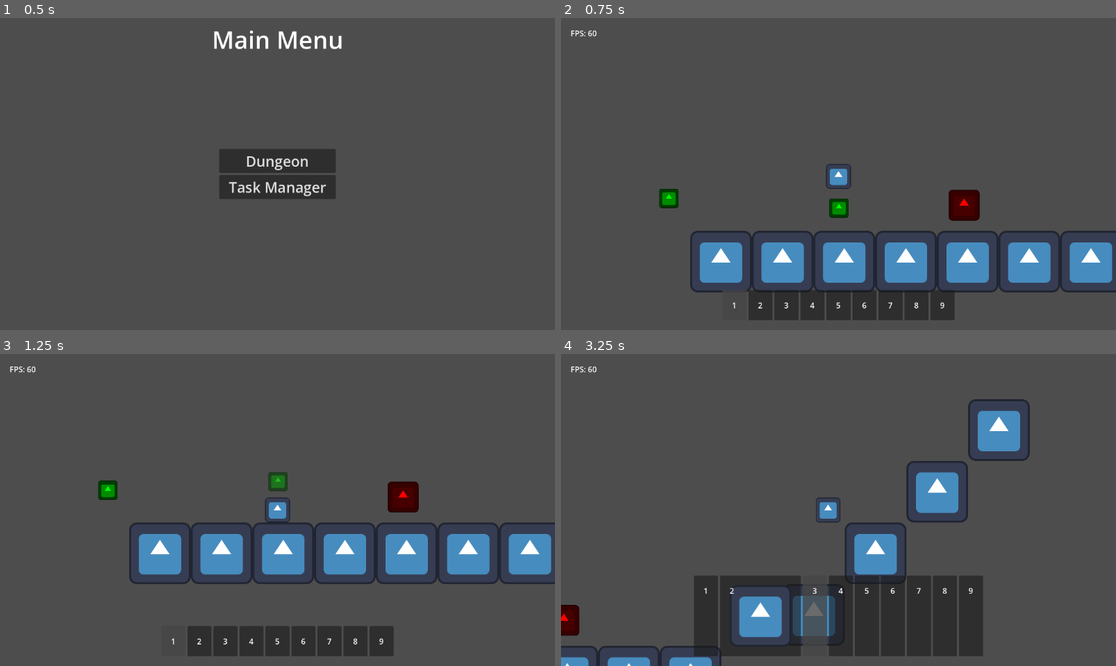
Above: before the commit, frames 1-4 (two rows, left to right).
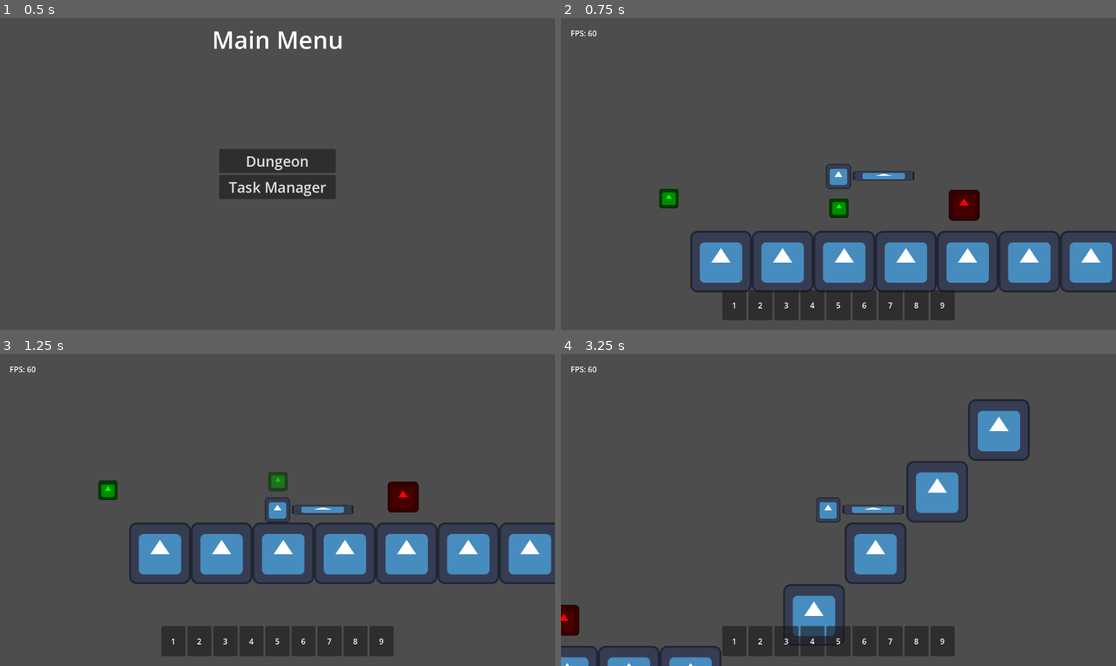
Above: after the commit, the same moments.

Repository: TheHumanMRP/RPG-Life-Tracker
Game: Godot game, scene res://Folders/Systems/Main/Scenes/main_scene.tscn
Same seed, same stepped clock (60 frames per second), same inputs: the game is played once before the commit and once after it. The engine's default icon, where the game draws it, is replaced by a stand-in: a white triangle on a blue panel in a dark square.
Inputs (mouse positions are in pixels of both pictures, inside the frame that each line leads up to):
- Up to frame 1 (0.5 s): no input
- Up to frame 2 (0.75 s): click "Dungeon" at 0.5 s
- Up to frame 3 (1.25 s): no input
- Up to frame 4 (3.25 s): move the mouse to (733, 641) at 1.27 s; hold D (move_right) 1.28-2.78 s; tap T (add_test_sword) at 1.35, 2.85 s; click (733, 641) at 1.42 s; tap Space (jump) at 1.52, 2.27 s; move the mouse to (760, 641) at 2.02 s; tap E (equip_item) at 2.1 s; click (760, 641) at 2.17 s; move the mouse to (788, 641) at 2.77 s; hold A (move_left) from 2.78 s (still down); click (788, 641) at 2.92 s

Frame 1 is identical in both runs. In frame 2, 0.6% of the frame differs, in the area x 29-64%, y 48-97%; in frame 3, 0.6%; in frame 4, 9.4%, in the area x 24-76%, y 48-97%.
Error after the commit: Parse Error: Expected indented block after function declaration. (res://Folders/Systems/Globals/info_getter.gd:44)

Commit message:
Auto commit at 2026-09-11 20:39:58

Diff:
--- a/Folders/Systems/Globals/info_getter.gd
+++ b/Folders/Systems/Globals/info_getter.gd
@@ -40,3 +40,5 @@
 
 func get_tasks_save_data() -> TasksSaveData:
 	return Global.save_data.tasks_save_data
+
+func get_task_by_task_index(task_index) -> Task:
